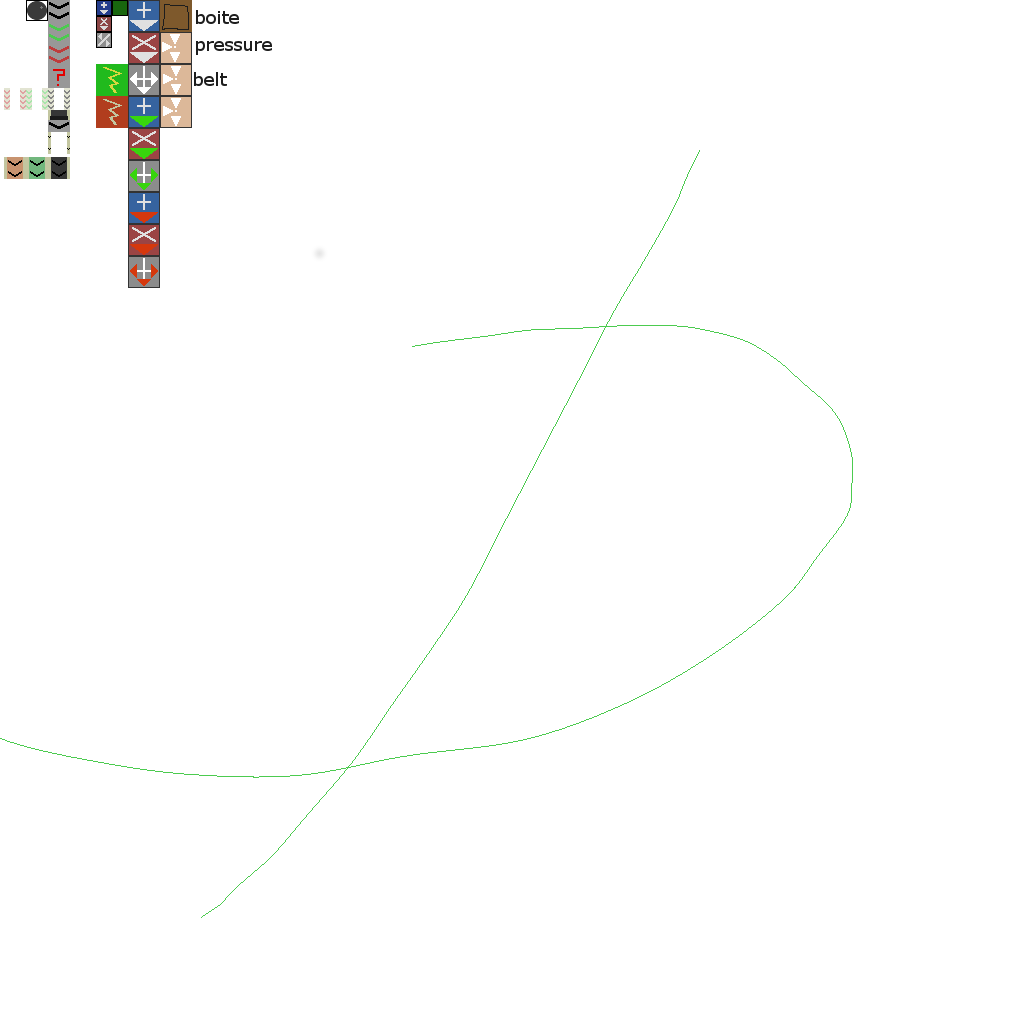
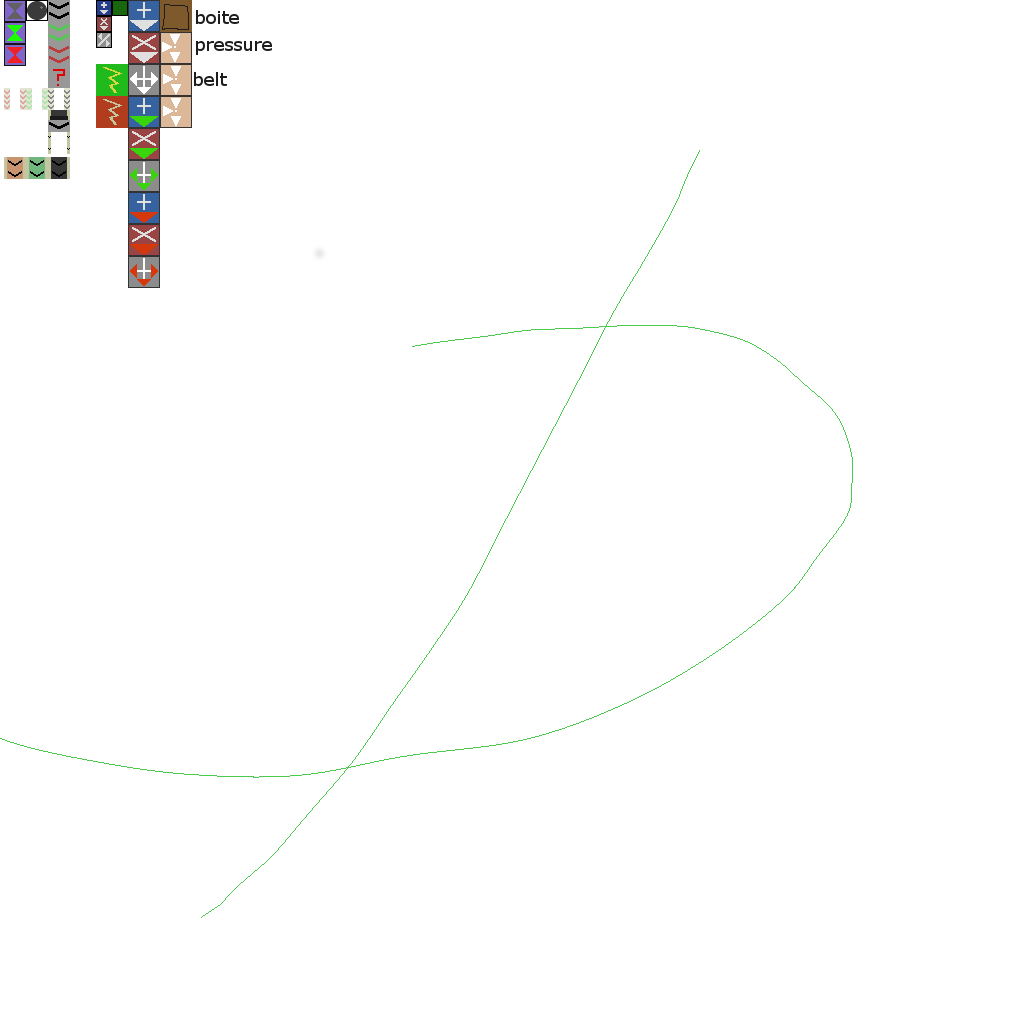
Comparing the layer stacks of the two 1024 x 1024 images. Changes:
added layer "Clock" above "Pasted Layer #7" over [4, 0, 26, 66]
